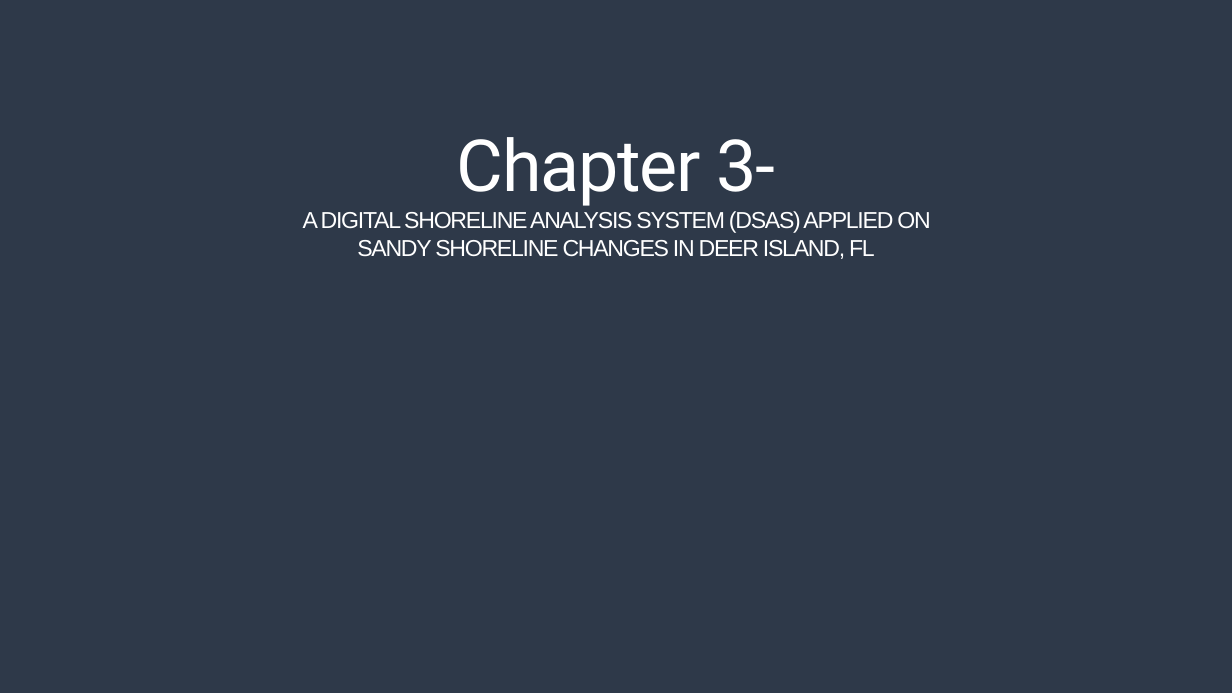
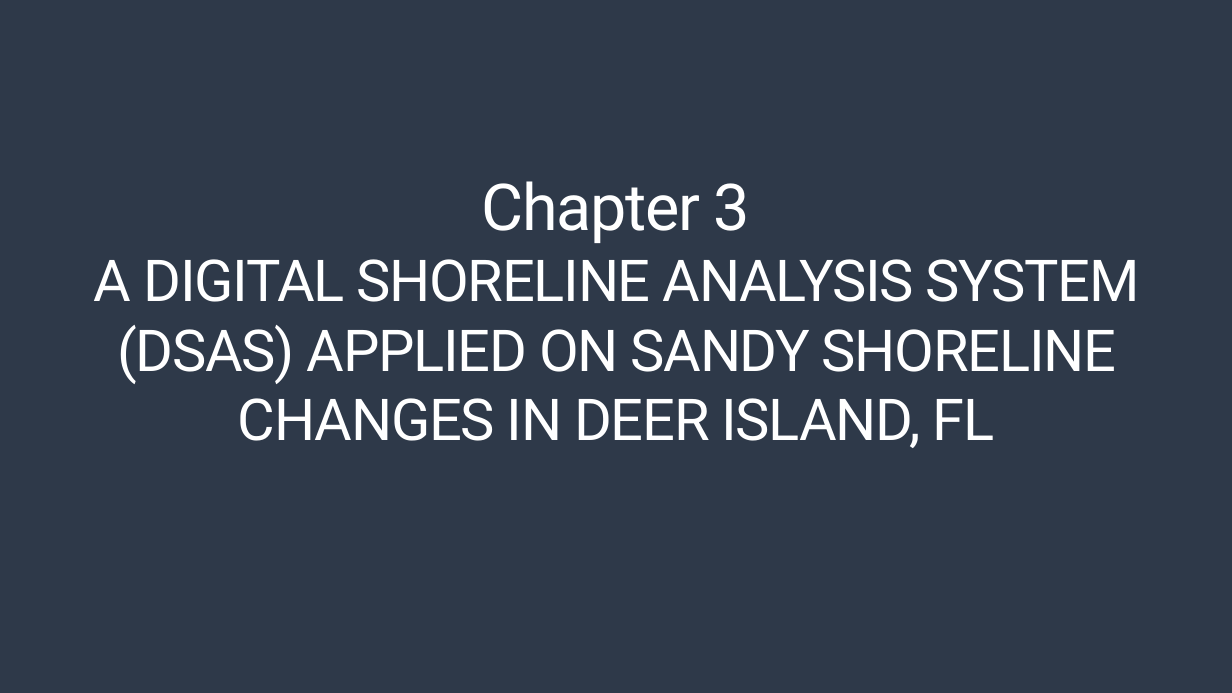
Before and after one commit to melimore86/graduate_courses, a slide deck: slide 11 of graduate_research/defense_moreno.pptx. Drawn at 1232x693 pixels with LibreOffice and Linux fonts; fonts in the diff are those of the drawing. Boxes give left, top, right and bottom in pixels: in the first picture for what was removed or moved away, otherwise in the second. Text is boxed around its words. In the diff, an @@ line names an element or a change of style, - is before the commit and + after.

```diff
--- a/graduate_research/defense_moreno.pptx
+++ b/graduate_research/defense_moreno.pptx
@@ title at [94,181,1140,448]: text changed; size 18 to 45 pt; font Arial to Roboto @@
-Chapter 3-
-A DIGITAL SHORELINE ANALYSIS SYSTEM (DSAS) APPLIED ON SANDY SHORELINE CHANGES IN DEER ISLAND, FL
+Chapter 3
+A DIGITAL SHORELINE ANALYSIS SYSTEM (DSAS) APPLIED ON SANDY SHORELINE CHANGES IN DEER ISLAND, FL
```
Also in this commit, not shown: 5 other slides changed, 17 slides added, 14 slides removed, 2 other files.
